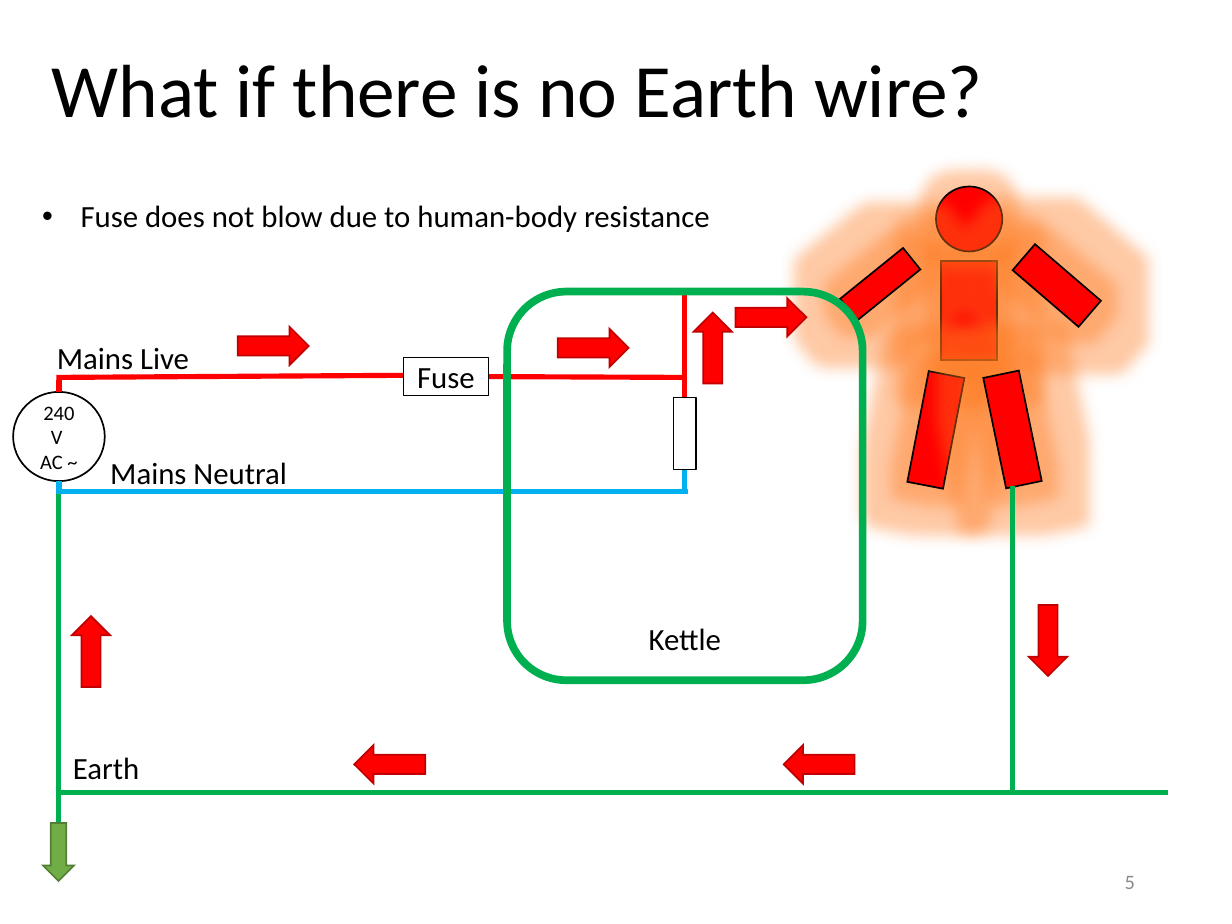
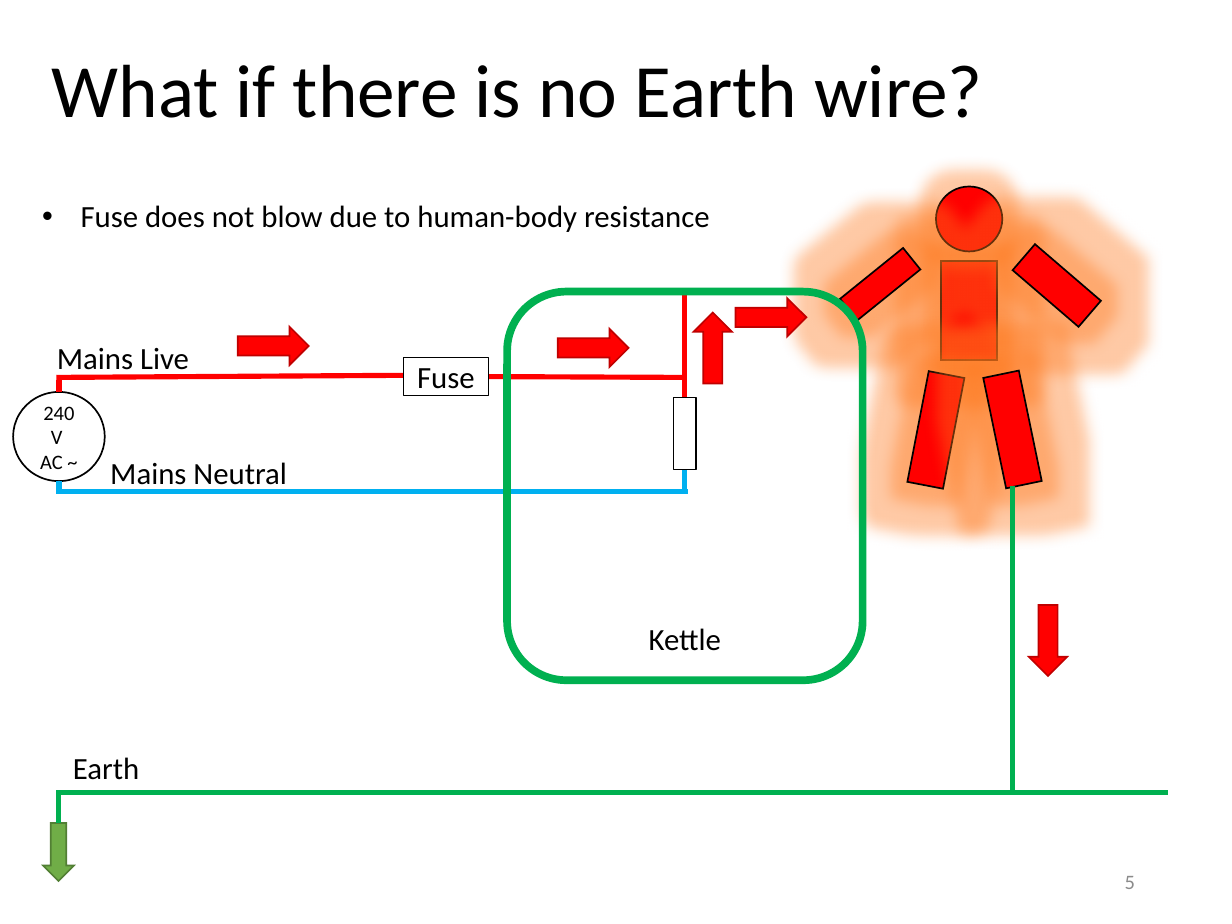
Before and after one commit to wemakerspace/repair-kopitiam-training-and-equipment, a slide deck: slide 5 of training/RK Circuit Breaker Training.pptx. Drawn at 1232x924 pixels with LibreOffice and Linux fonts; fonts in the diff are those of the drawing. Boxes give left, top, right and bottom in pixels: in the first picture for what was removed or moved away, otherwise in the second. Text is boxed around its words. In the diff, an @@ line names an element or a change of style, - is before the commit and + after.

```diff
--- a/training/RK Circuit Breaker Training.pptx
+++ b/training/RK Circuit Breaker Training.pptx
@@ line removed from (59, 823) to (59, 494) @@
@@ right arrow removed at (72,615,110,687) @@
@@ right arrow removed at (355,745,426,784) @@
@@ right arrow removed at (784,745,855,784) @@
```
Also in this commit, not shown: 9 other slides changed.
